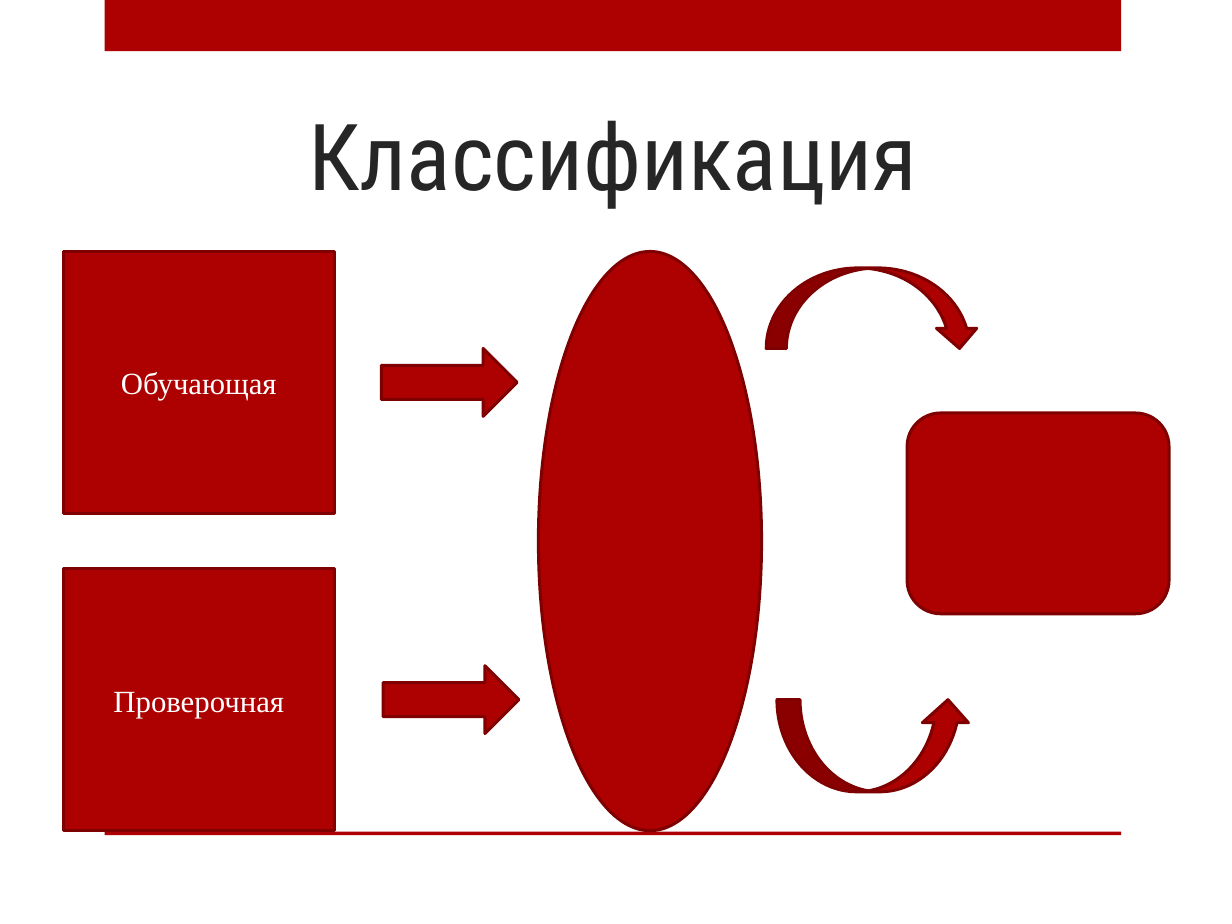
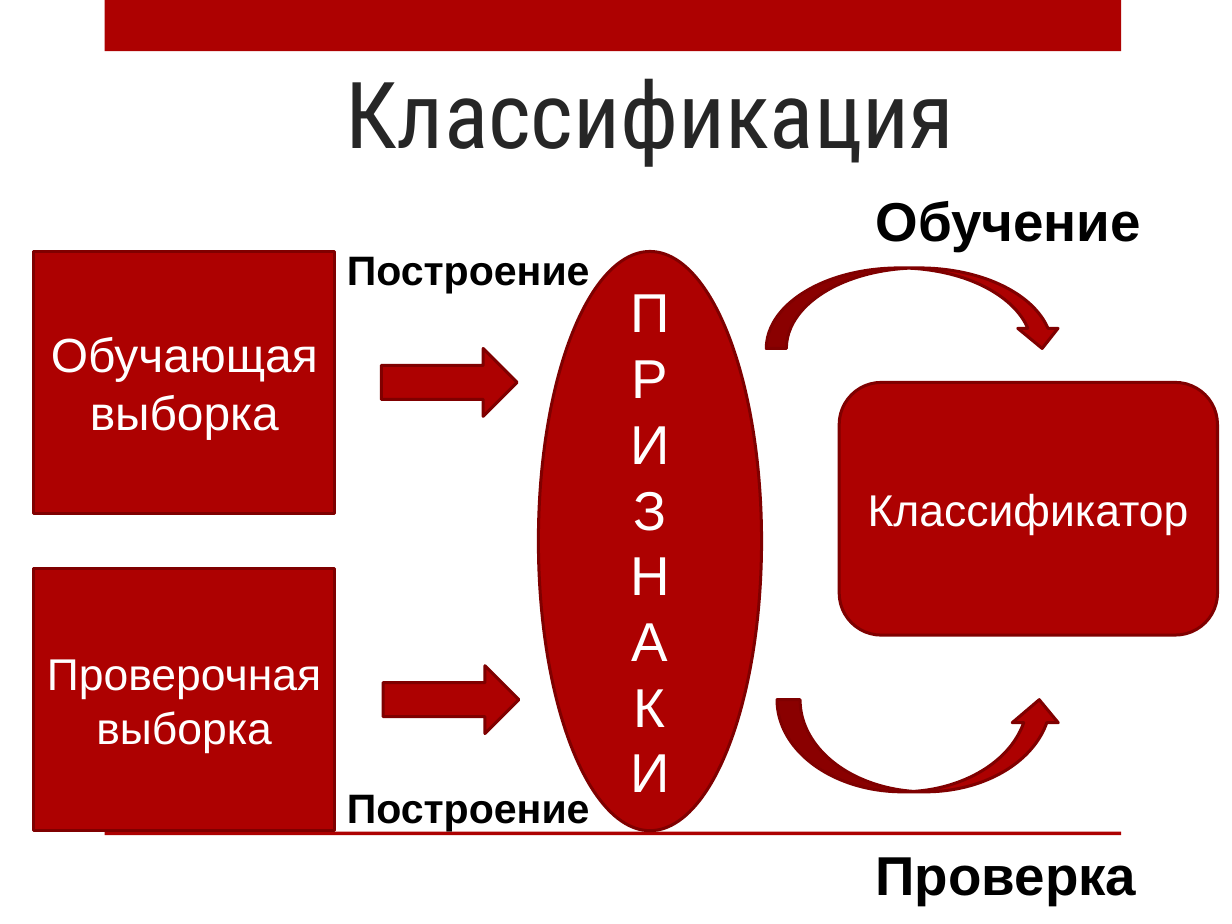
Before and after one commit to AnnaIbakaeva/Genetic, a slide deck: slide 12 of Диплом/Магистратура.Ибакаева.pptx. Drawn at 1232x924 pixels with LibreOffice and Linux fonts; fonts in the diff are those of the drawing; background and template pictures are left out. Boxes give left, top, right and bottom in pixels: in the first picture for what was removed or moved away, otherwise in the second. Text is boxed around its words. In the diff, an @@ line names an element or a change of style, - is before the commit and + after.

```diff
--- a/Диплом/Магистратура.Ибакаева.pptx
+++ b/Диплом/Магистратура.Ибакаева.pptx
@@ title "Классификация": place and size @@
-title "Классификация" at <box>308,120,917,209</box>
+title "Классификация" at <box>345,78,954,167</box>
@@ text added at <box>875,201,1141,251</box>, 32 pt, text #000000, bold @@
+Обучение
@@ rectangle "Обучающая выборка": place and size @@
-rectangle "Обучающая выборка" at <box>63,251,334,514</box>
+rectangle "Обучающая выборка" at <box>34,251,335,514</box>
@@ text added at <box>347,256,590,294</box>, 24 pt, text #000000, bold @@
+Построение
@@ curved down arrow: place and size @@
-curved down arrow at <box>766,269,979,349</box>
+curved down arrow at <box>766,269,1062,349</box>
@@ text in ellipse at <box>630,294,670,792</box>: text added @@
+П
+Р
+И
+З
+Н
+А
+К
+И
@@ text in rectangle at <box>51,337,318,439</box>: text changed; size 18 to 28 pt; font Times New Roman to Arial @@
-Обучающая
+Обучающая выборка
@@ rounded rectangle "Классификатор": place and size @@
-rounded rectangle "Классификатор" at <box>907,413,1169,614</box>
+rounded rectangle "Классификатор" at <box>839,382,1217,634</box>
@@ text in rounded rectangle at <box>868,493,1189,535</box>: text added @@
+Классификатор
@@ rectangle "Проверочная выборка": place and size @@
-rectangle "Проверочная выборка" at <box>63,569,334,832</box>
+rectangle "Проверочная выборка" at <box>34,569,335,832</box>
@@ text in rectangle at <box>47,659,321,753</box>: text changed; size 18 to 26 pt; font Times New Roman to Arial @@
-Проверочная
+Проверочная выборка
@@ curved up arrow: place and size @@
-curved up arrow at <box>777,700,971,792</box>
+curved up arrow at <box>777,700,1063,792</box>
@@ text added at <box>347,794,590,832</box>, 24 pt, text #000000, bold @@
+Построение
@@ text added at <box>875,857,1136,905</box>, 32 pt, text #000000, bold @@
+Проверка
```
Also in this commit, not shown: 2 other slides changed, 1 slide added, 1 slide removed, 1 other file.
